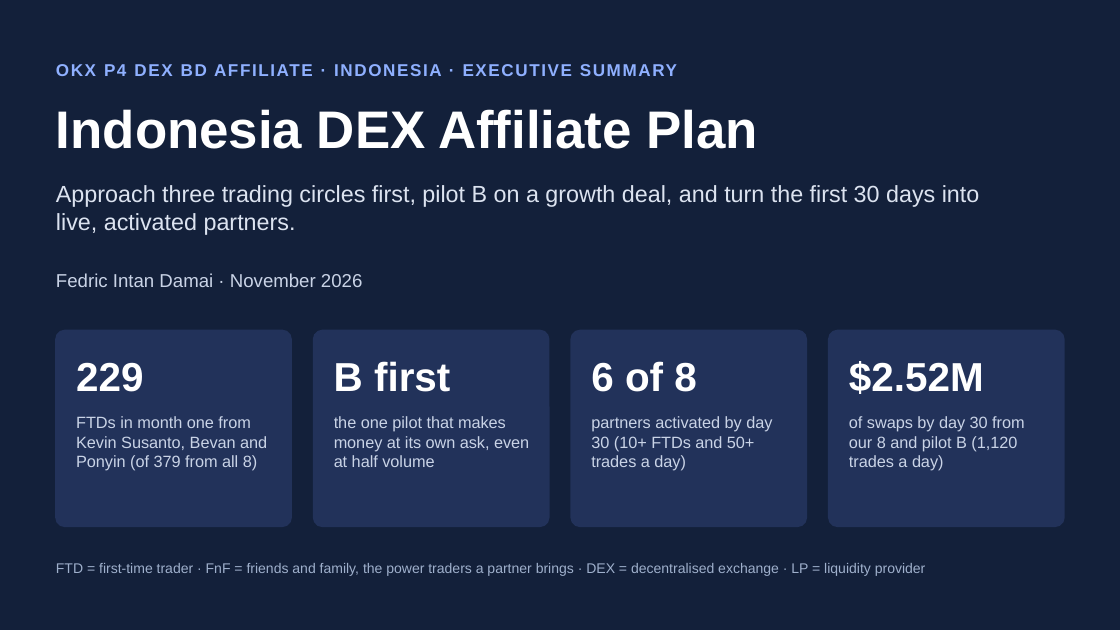
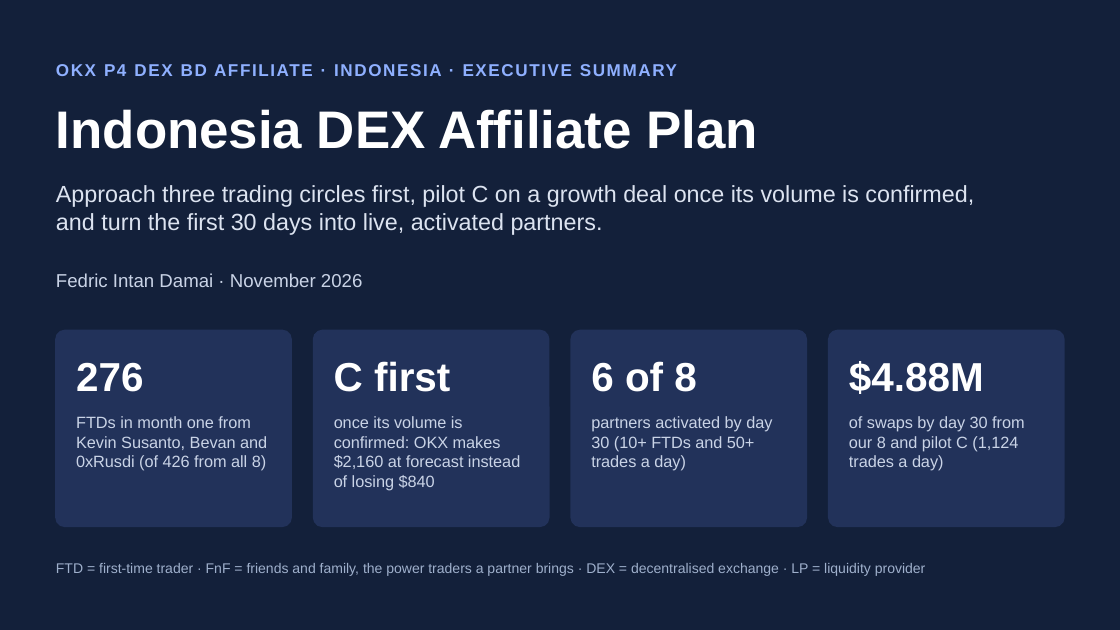
Before and after one commit to fedricdamai/SuperCashier, a slide deck: slide 1 of okx-dex-affiliates-id/submission-v2/OKX_DEX_BD_Affiliate_Indonesia_Slides.pptx. Drawn at 1120x630 pixels with LibreOffice and Linux fonts; fonts in the diff are those of the drawing. Boxes give left, top, right and bottom in pixels: in the first picture for what was removed or moved away, otherwise in the second. Text is boxed around its words. In the diff, an @@ line names an element or a change of style, - is before the commit and + after.

```diff
--- a/okx-dex-affiliates-id/submission-v2/OKX_DEX_BD_Affiliate_Indonesia_Slides.pptx
+++ b/okx-dex-affiliates-id/submission-v2/OKX_DEX_BD_Affiliate_Indonesia_Slides.pptx
@@ text at bbox=[56, 185, 974, 235]: text changed @@
-Approach three trading circles first, pilot B on a growth deal, and turn the first 30 days into live, activated partners.
+Approach three trading circles first, pilot C on a growth deal once its volume is confirmed, and turn the first 30 days into live, activated partners.
@@ text at bbox=[76, 362, 143, 392]: text changed @@
-229
+276
@@ text at bbox=[334, 361, 450, 392]: text changed @@
-B first
+C first
@@ text at bbox=[849, 361, 984, 394]: text changed @@
-$2.52M
+$4.88M
@@ text at bbox=[76, 416, 267, 471]: text changed @@
-FTDs in month one from Kevin Susanto, Bevan and Ponyin (of 379 from all 8)
+FTDs in month one from Kevin Susanto, Bevan and 0xRusdi (of 426 from all 8)
@@ text at bbox=[334, 416, 520, 490]: text changed @@
-the one pilot that makes money at its own ask, even at half volume
+once its volume is confirmed: OKX makes $2,160 at forecast instead of losing $840
@@ text at bbox=[849, 416, 1024, 471]: text changed @@
-of swaps by day 30 from our 8 and pilot B (1,120 trades a day)
+of swaps by day 30 from our 8 and pilot C (1,124 trades a day)
```
Also in this commit, not shown: 4 other slides changed, 9 other files.
